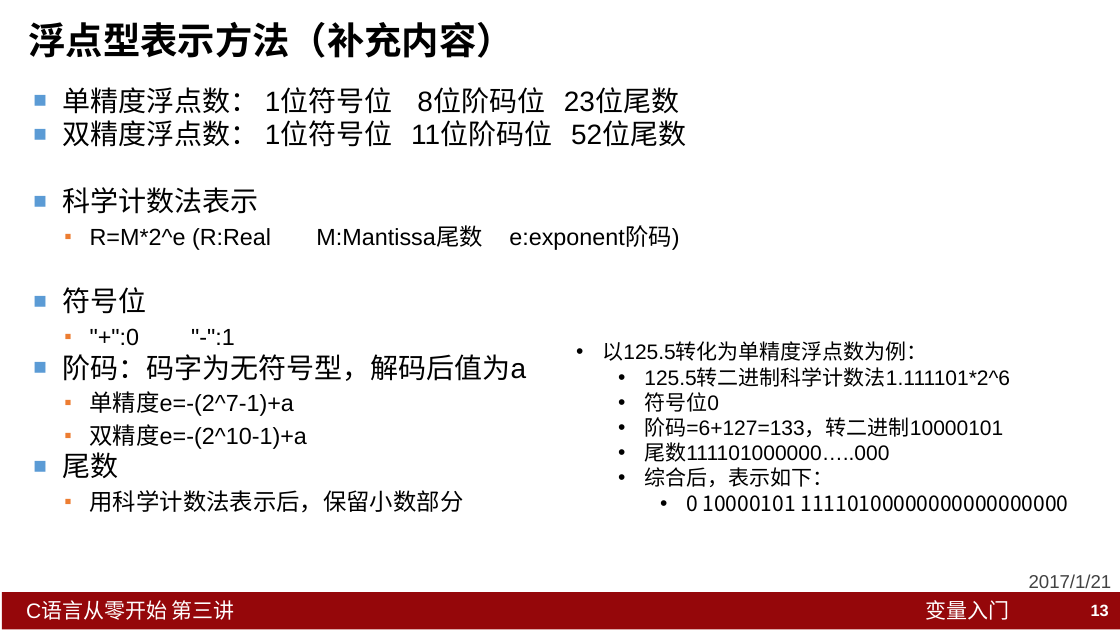
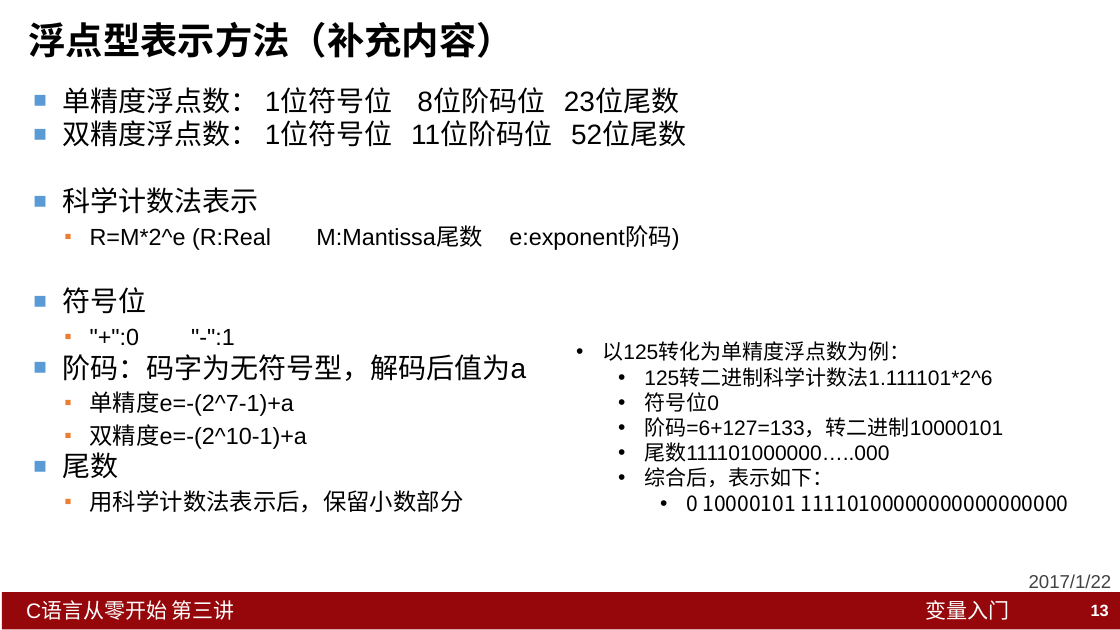
Before and after one commit to YufengYU/C_Programming_Course, a slide deck: slide 13 of Lesson3_Variable/C语言从零开始_第三讲_变量.pptx. Drawn at 1120x630 pixels with LibreOffice and Linux fonts; fonts in the diff are those of the drawing. Boxes give left, top, right and bottom in pixels: in the first picture for what was removed or moved away, otherwise in the second. Text is boxed around its words. In the diff, an @@ line names an element or a change of style, - is before the commit and + after.

Commit message:
第三讲补充

```diff
--- a/Lesson3_Variable/C语言从零开始_第三讲_变量.pptx
+++ b/Lesson3_Variable/C语言从零开始_第三讲_变量.pptx
@@ text at (x1=602, y1=341, x2=992, y2=387): text changed @@
-• 以125.5转化为单精度浮点数为例：
-  • 125.5转二进制科学计数法1.111101*2^6
+• 以125转化为单精度浮点数为例：
+  • 125转二进制科学计数法1.111101*2^6
@@ text at (x1=1029, y1=574, x2=1112, y2=588): text changed @@
-2017/1/21
+2017/1/22
```
Also in this commit, not shown: 14 other slides changed, 8 other files.
